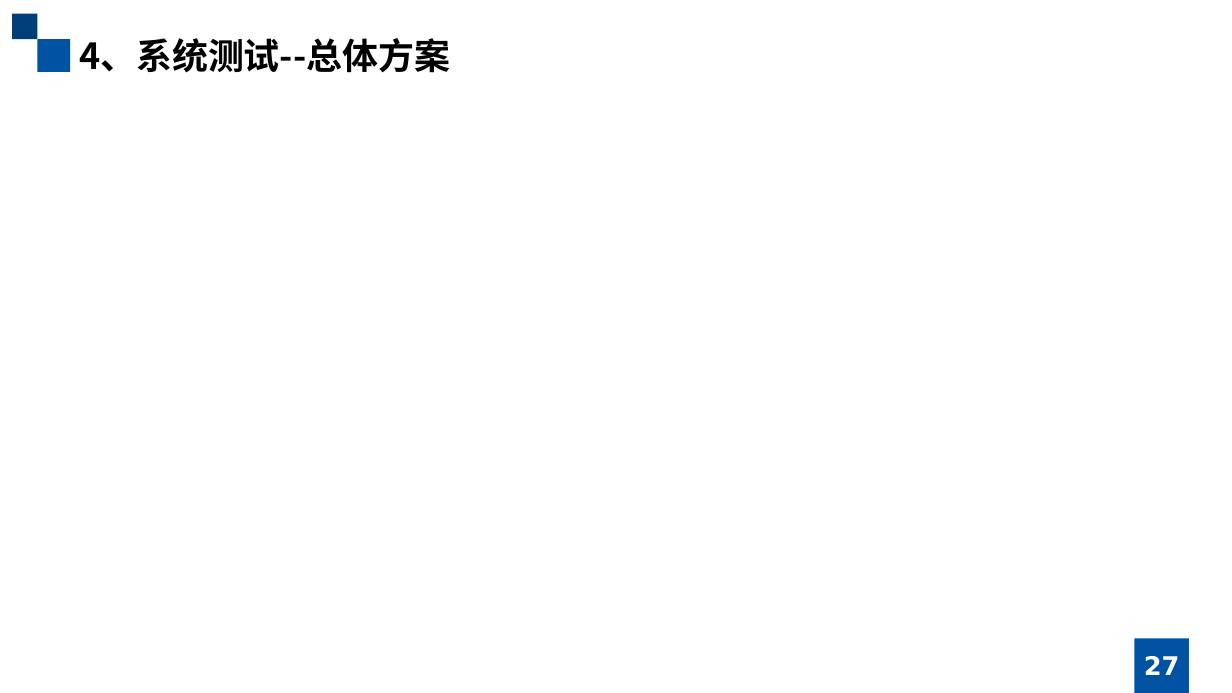
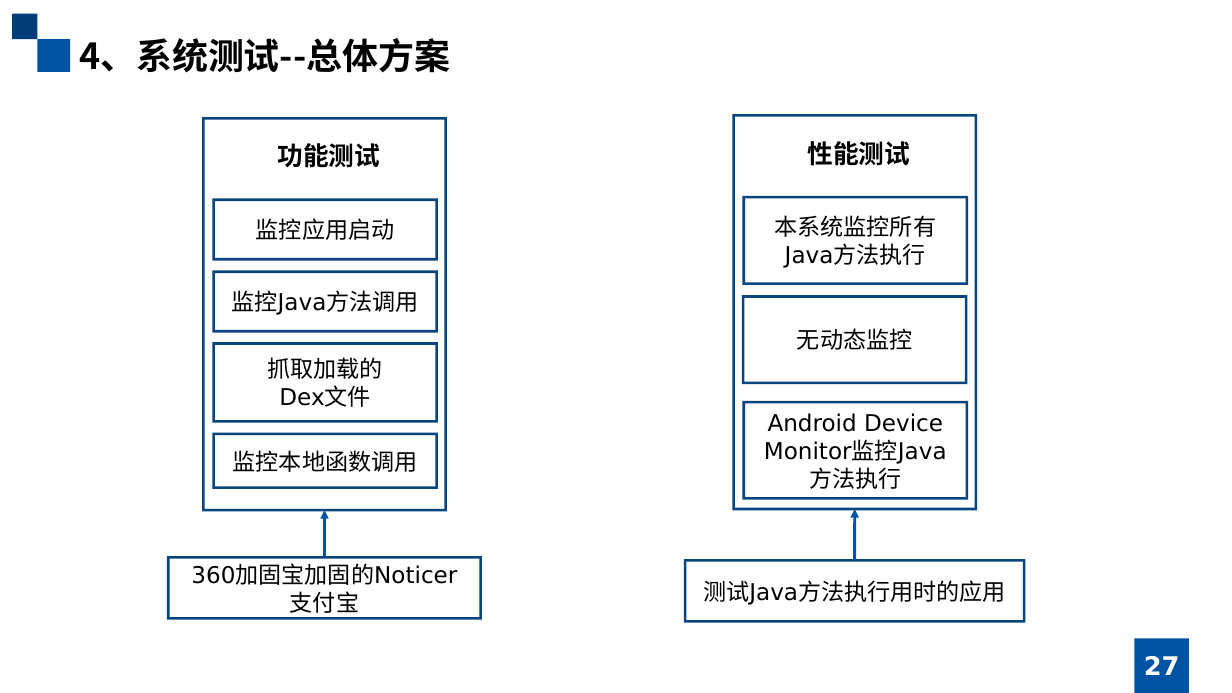
Before and after one commit to january147/Graduation_Project, a slide deck: slide 27 of ppt/移动应用的动态行为捕获.pptx. Drawn at 1232x693 pixels with LibreOffice and Linux fonts; fonts in the diff are those of the drawing. Boxes give left, top, right and bottom in pixels: in the first picture for what was removed or moved away, otherwise in the second. Text is boxed around its words. In the diff, an @@ line names an element or a change of style, - is before the commit and + after.

```diff
--- a/ppt/移动应用的动态行为捕获.pptx
+++ b/ppt/移动应用的动态行为捕获.pptx
@@ group added at (203,118,445,510): 5 rectangles, 1 text @@
+监控应用启动
+监控Java方法调用
+抓取加载的
+Dex文件
+监控本地函数调用
+功能测试
@@ group added at (734,116,976,509): 4 rectangles, 1 text @@
+本系统监控所有Java方法执行
+性能测试
+无动态监控
+Android Device Monitor监控Java方法执行
@@ arrow added from (855, 560) to (855, 509), #0053A3 2.25 pt @@
@@ arrow added from (324, 557) to (324, 510), #0053A3 2.25 pt @@
@@ rectangle added at (168,557,481,618), outline #003E7A 2 pt, 18 pt, text #000000 @@
+360加固宝加固的Noticer
+支付宝
@@ rectangle added at (685,560,1024,621), outline #003E7A 2 pt, 18 pt, text #000000 @@
+测试Java方法执行用时的应用
```
Also in this commit, not shown: 16 other slides changed, 1 other file.
